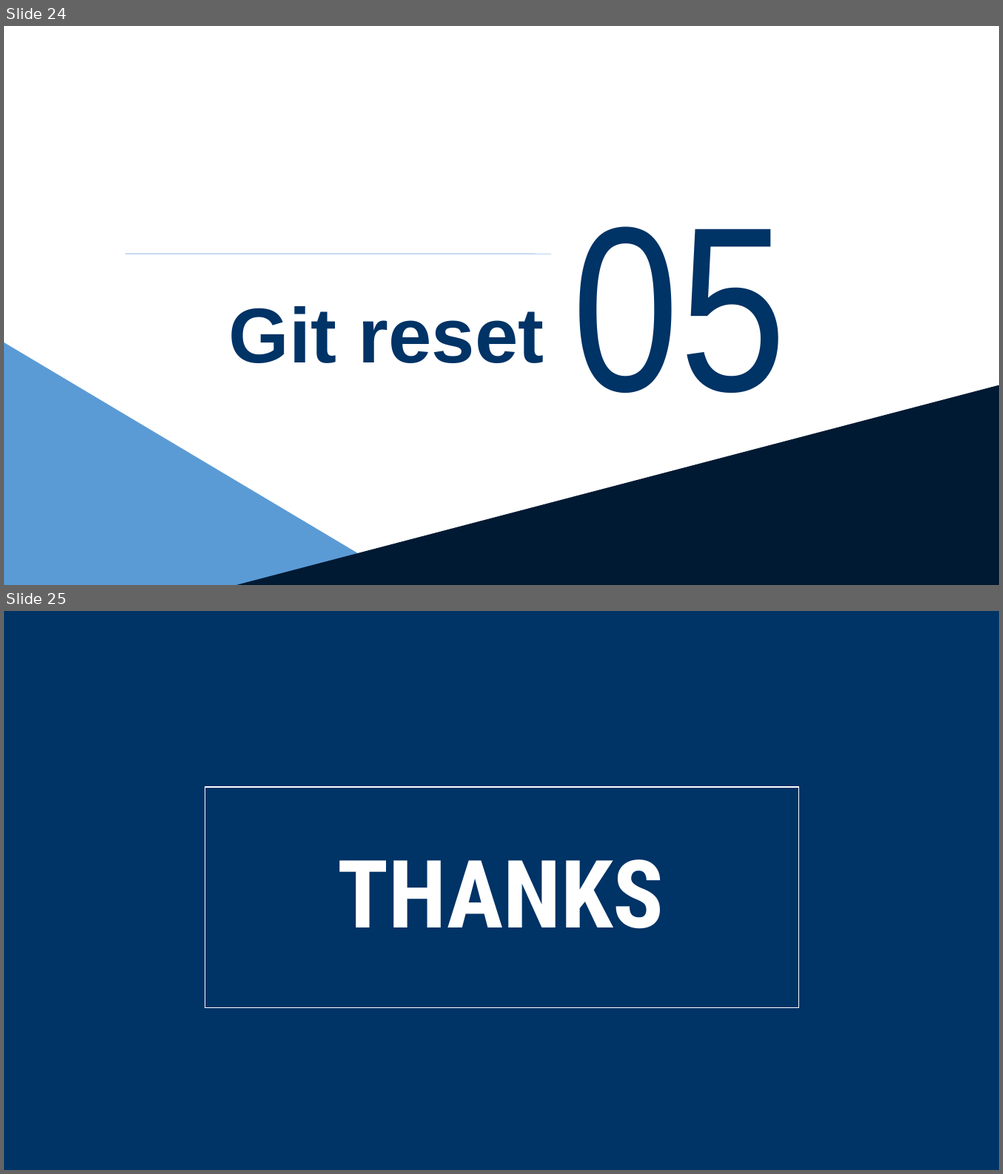
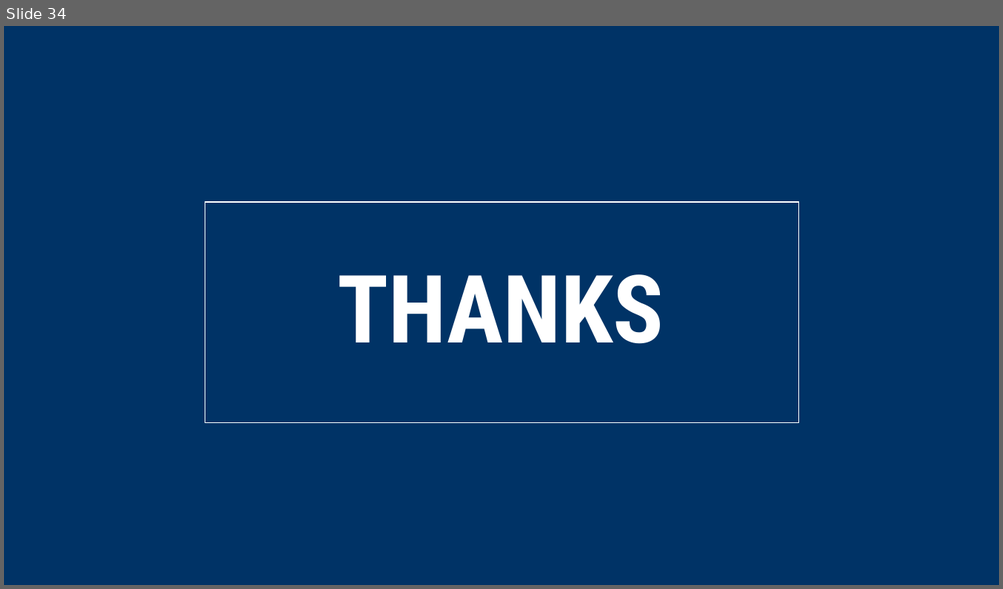
Before and after one commit to lss0928/git_test, a slide deck: svg/走进SVG.pptx. Shown one above the other, each under a label of ours: slides 24 and 25 before the commit, slide 34 after it. The pictures are 1003x1174 and 1003x589 pixels, drawn with LibreOffice and Linux fonts; fonts in the diff are those of the drawing. Boxes give left, top, right and bottom in pixels: in the first picture for what was removed or moved away, otherwise in the second. Text is boxed around its words. In the diff, an @@ line names an element or a change of style, - is before the commit and + after.

```diff
--- a/svg/走进SVG.pptx
+++ b/svg/走进SVG.pptx
@@ slide 24 removed at (4,26,999,585), background #FFFFFF @@
@@ text removed at (572,227,785,393) @@
-05
@@ line removed from (125, 255) to (551, 255) @@
@@ text removed at (229,306,544,363) @@
-Git reset
@@ freeform shape removed at (4,343,412,585) @@
@@ freeform shape removed at (236,386,999,585) @@
@@ what was slide 25 is now slide 34 @@
```
Also in this commit, not shown: 16 slides changed, 16 slides added, 6 other slides removed, 15 other files.
